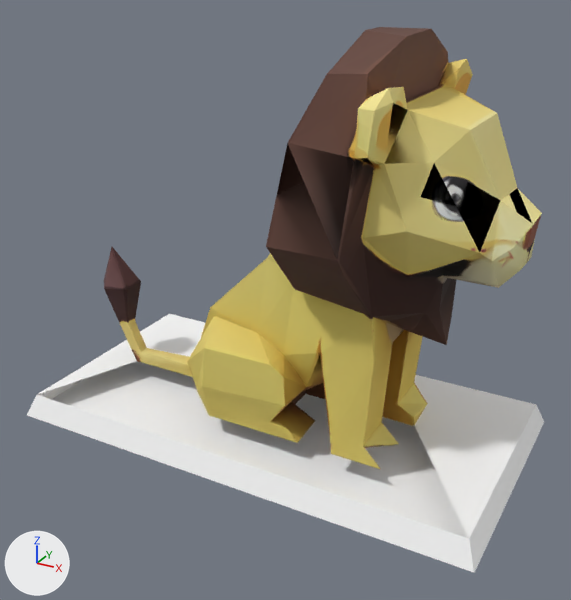
The glTF model public/models/lion/model.glb: old version first, new version second.
Camera for both pictures: a 50 mm lens placed at (0.482, -0.811, 0.582), pointed at (0.049, -0.025, 0.189). The axes (+X, +Y, +Z) are drawn at lower left. The lights are the same throughout. The picture after the commit comes second. Vertices at exactly the same position are counted once.

Script lines for the objects in view, before the commit:
```python
me_reduce = bpy.data.meshes.new('Reduce')
me_reduce.from_pydata(...)  # 249 vertices, 522 faces; spans x -0.28..0.347, y -0.164..0.162, z 0.0..0.509
# faces by material slot: [457, 65]
me_reduce.materials.append(mat_atlas)  # picture img_atlas
me_reduce.materials.append(mat_plinthwhite)  # white #ffffff
ob_reduce = bpy.data.objects.new('Reduce', me_reduce)
ob_reduce.location = (0.0, 0.0, 0.0)
```
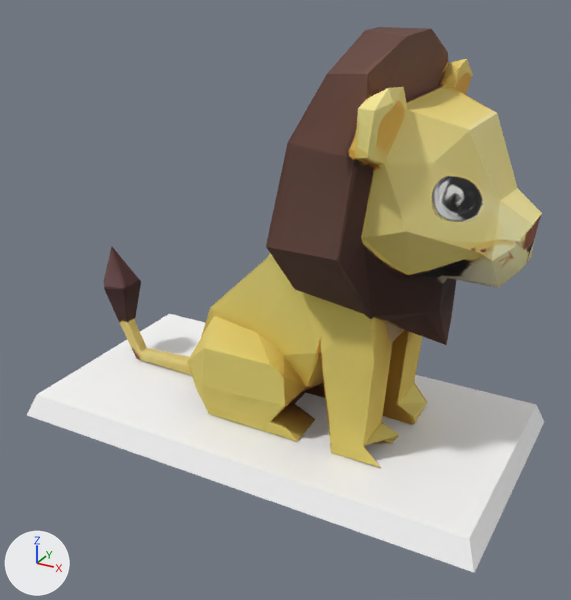
Boxes (x1, y1, x2, y2) around the edits, measured in the pictures (571 x 600 px; the box of a moved part takes in the faces that stretch with it):
```json
{"object": "Reduce", "change": "reshaped", "before": [27, 27, 544, 573], "after": [104, 27, 542, 468], "on screen": "15% narrower, 19% shorter"}
{"object": "Plinth", "change": "added", "after": [27, 314, 544, 573]}
{"part": 1, "of": "me_reduce", "change": "moved or reshaped", "before": [27, 314, 544, 573], "after": [120, 324, 428, 468]}
```

Edits to the scene script, one JSON object a line:
```json
{"block": "me_reduce", "where": "# used by ob_reduce; location = (0.0, 0.0, 0.0)"}
{"op": "remove", "block": "me_reduce", "code": "me_reduce.from_pydata(...)  # 249 vertices, 522 faces; spans x -0.28..0.347, y -0.164..0.162, z 0.0..0.509"}
{"op": "add", "block": "me_reduce", "code": "me_reduce.from_pydata(...)  # 242 vertices, 512 faces; spans x -0.265..0.332, y -0.15..0.147, z 0.03..0.509"}
{"block": "me_reduce", "change": "me_reduce part 1: 22 vertices moved from x -0.115..0.21, y -0.085..0.072, z 0.03 to x -0.115..0.21, y -0.085..0.072, z 0.031..0.043; 41 vertices removed from x -0.28..0.347, y -0.164..0.162, z 0.0..0.03; 34 vertices added at x -0.209..0.209, y -0.051..0.085, z 0.031..0.04"}
{"op": "remove", "block": "me_reduce", "code": "me_reduce.materials.append(mat_plinthwhite)  # white #ffffff"}
{"op": "add", "block": "me_plinth", "code": ["me_plinth = bpy.data.meshes.new('Plinth')", "me_plinth.from_pydata([(-0.268, -0.152, 0.03), (0.335, -0.152, 0.03), (0.335, 0.15, 0.03), (-0.268, 0.15, 0.03), (-0.28, -0.164, 0.0), (0.347, -0.164, 0.0), (0.347, 0.162, 0.0), (-0.28, 0.162, 0.0)], [], [(0, 4, 5), (0, 5, 1), (1, 5, 6), (1, 6, 2), (2, 6, 7), (2, 7, 3), (3, 7, 4), (3, 4, 0), (0, 1, 2), (0, 2, 3)])", "me_plinth.materials.append(mat_plinthwhite)  # white #ffffff"]}
{"op": "add", "block": "ob_plinth", "code": ["ob_plinth = bpy.data.objects.new('Plinth', me_plinth)", "ob_plinth.location = (0.0, 0.0, 0.0)"]}
```
